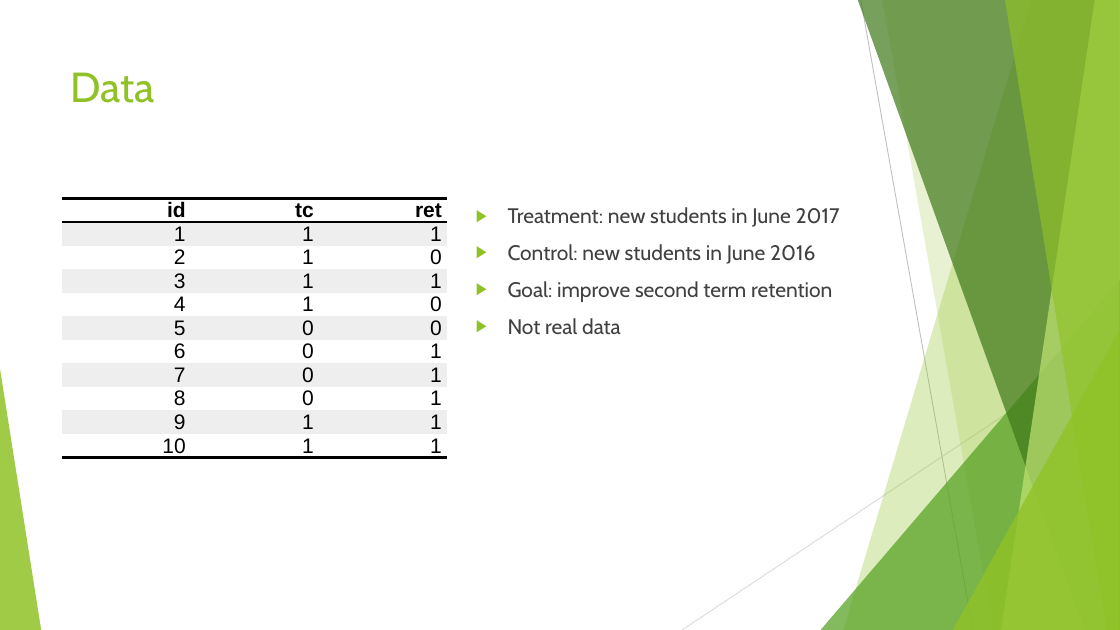
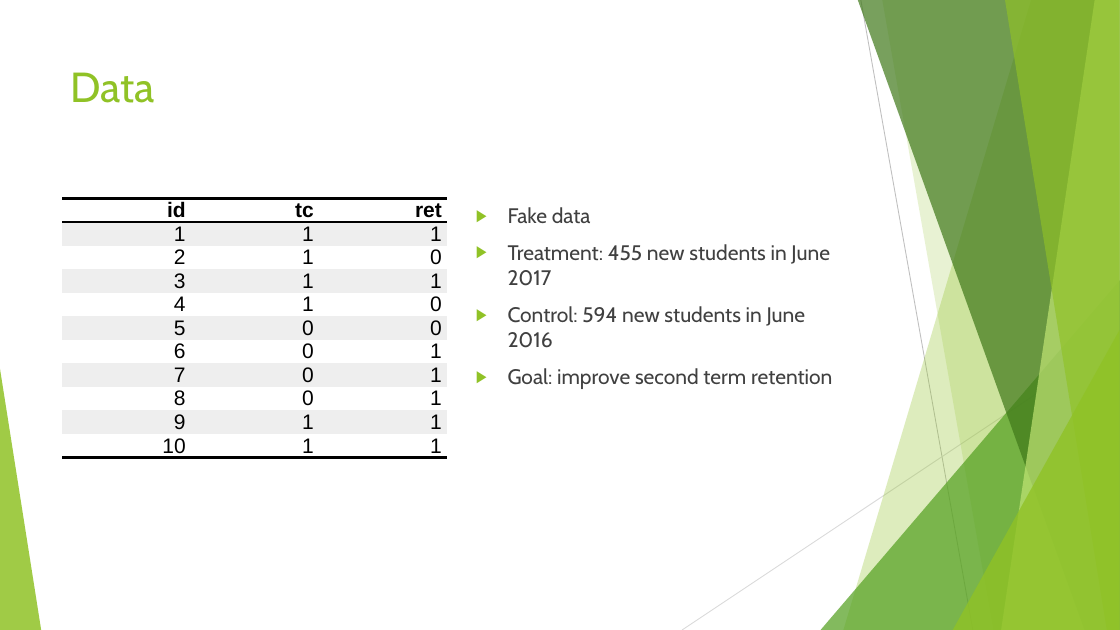
Before and after one commit to anhualin/MyLearning, a slide deck: slide 6 of FDA2018/FDA_Presentation.pptx (slide 7 before the commit). Drawn at 1120x630 pixels with LibreOffice and Linux fonts; fonts in the diff are those of the drawing. Boxes give left, top, right and bottom in pixels: in the first picture for what was removed or moved away, otherwise in the second. Text is boxed around its words. In the diff, an @@ line names an element or a change of style, - is before the commit and + after.

```diff
--- a/FDA2018/FDA_Presentation.pptx
+++ b/FDA2018/FDA_Presentation.pptx
@@ text at [508,207,830,348]: text changed @@
-▶ Treatment: new students in June 2017
-▶ Control: new students in June 2016
+▶ Fake data
+▶ Treatment: 455 new students in June 2017
+▶ Control: 594 new students in June 2016
@@ text at [508,318,621,334]: paragraph removed @@
-▶ Not real data
```
Also in this commit, not shown: 18 other slides changed, 13 slides added, 1 slide removed, 6 other files.
